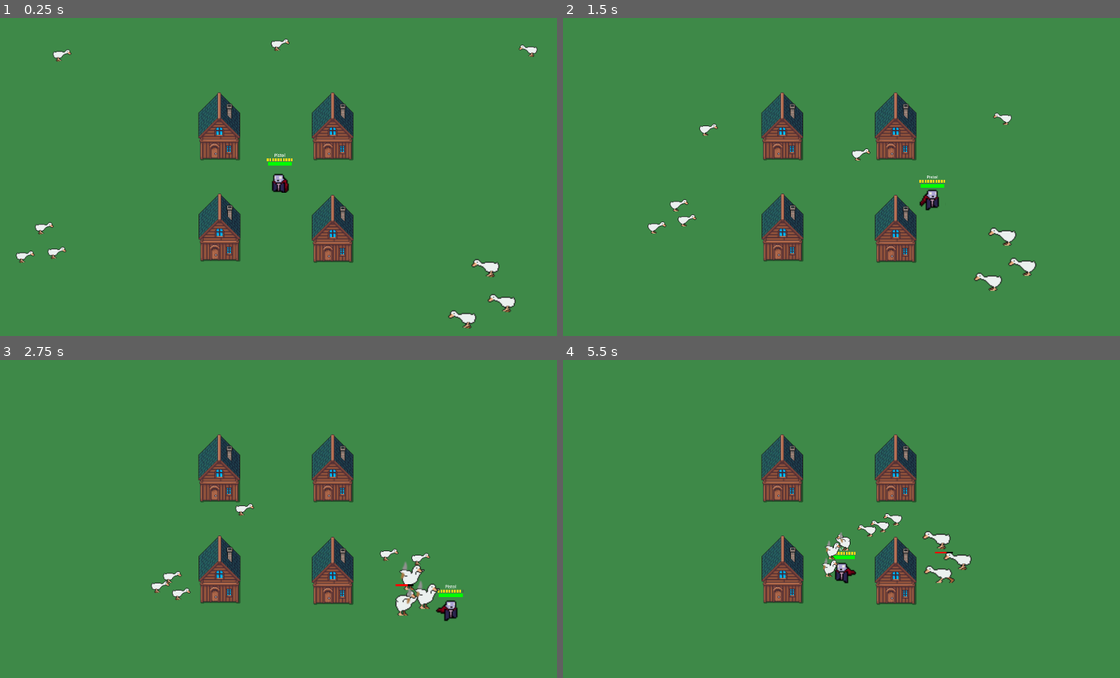
Above: before the commit, frames 1-4 (two rows, left to right).
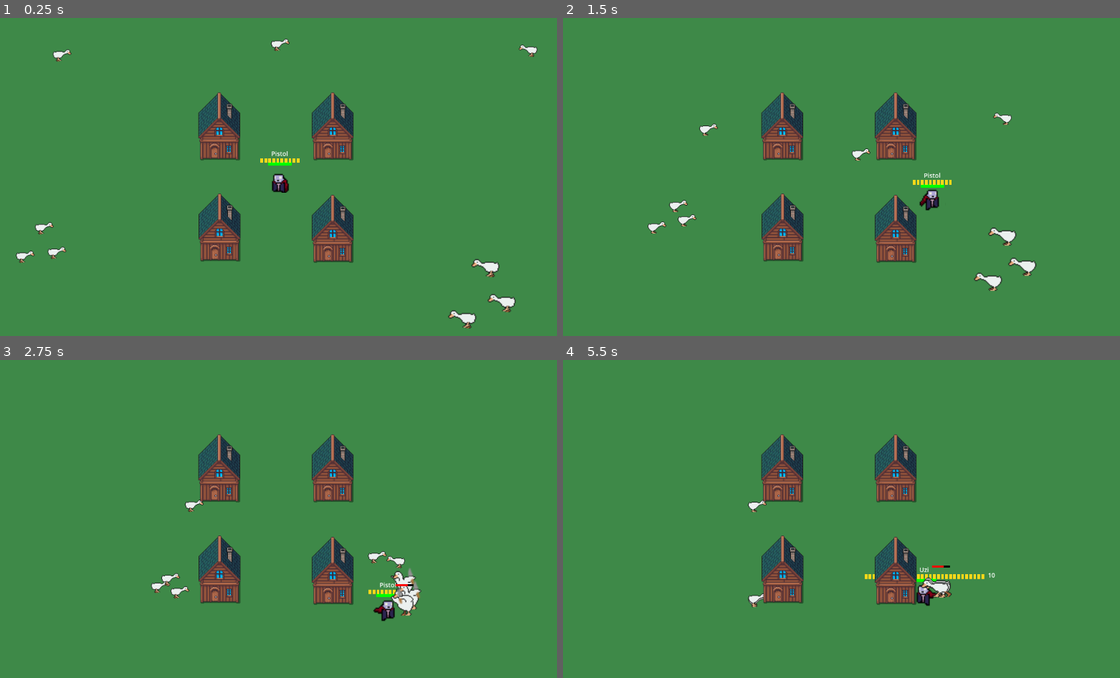
Above: after the commit, the same moments.

Repository: MatthewDulworth/gmtk26
Game: Godot game, scene res://main.tscn
Two runs of this game, one before a commit and one after it. Both use one fixed random seed, a clock stepped at 60 frames per second and the inputs below. Sound files missing from this copy of the repository are replaced by a short silence.
Inputs:
- Up to frame 1 (0.25 s): no input
- Up to frame 2 (1.5 s): hold D (move_right) 0.53-1.28 s; tap E (next_weapon) at 0.6 s; hold S (move_down) from 1.28 s (still down); tap Q (previous_weapon) at 1.35 s
- Up to frame 3 (2.75 s): release S (move_down) at 2.03 s; hold D (move_right) from 2.03 s (still down); hold Space (shoot) from 2.03 s (still down)
- Up to frame 4 (5.5 s): release D (move_right) at 2.78 s; release Space (shoot) at 2.78 s; hold W (move_up) 2.78-3.53 s; tap E (next_weapon) at 2.85, 5.1 s; hold A (move_left) 3.53-5.03 s; tap Q (previous_weapon) at 3.6 s; tap R (reload) at 4.15 s; tap Space (shoot) at 4.35 s; hold S (move_down) from 5.03 s (still down)

The runs differ from the first frame. In frame 1, less than 0.1% of the frame differs, in the area x 46-54%, y 41-46%; in frame 2, 0.2%; in frame 3, 1.8%; in frame 4, 1.9%, in the area x 33-78%, y 43-78%.

Commit message:
rocket launcher, explosion, shakycam, flash

Diff:
--- a/autoload/ProjectilePool.gd
+++ b/autoload/ProjectilePool.gd
@@ -7,7 +7,7 @@
 func acquire() -> Projectile:
 	if _available.is_empty():
 		var projectile: Projectile = PROJECTILE_SCENE.instantiate()
-		add_child(projectile)
+		get_tree().current_scene.add_child(projectile)
 		return projectile
 	return _available.pop_back()
 
--- a/chracters/enemies/enemy.tscn
+++ b/chracters/enemies/enemy.tscn
@@ -222,6 +222,9 @@
 }]
 
 [node name="Enemy" type="CharacterBody2D" unique_id=976929462 node_paths=PackedStringArray("health", "hurtbox")]
+motion_mode = 1
+collision_layer = 4
+collision_mask = 3
 script = ExtResource("1_yhatl")
 enemy_data = SubResource("Resource_dgned")
 health = NodePath("Health")
--- /dev/null
+++ b/chracters/player/Count.tres
@@ -0,0 +1,13 @@
+[gd_resource type="Resource" script_class="PlayerData" format=3 uid="uid://xcvhfebef7bm"]
+
+[ext_resource type="Script" uid="uid://b1ltxks71q21v" path="res://chracters/player/PlayerData.gd" id="1_almbu"]
+[ext_resource type="Script" uid="uid://cx6lerykt0y5s" path="res://weapons/WeaponData.gd" id="2_mxpgw"]
+[ext_resource type="Resource" uid="uid://cchvlvuoyk60d" path="res://weapons/Pistol.tres" id="3_ld4ei"]
+[ext_resource type="Resource" uid="uid://dapcnrc6ggwk" path="res://weapons/Uzi.tres" id="4_fljjp"]
+[ext_resource type="Resource" uid="uid://7ovfvi5xec8f" path="res://weapons/RocketLauncher.tres" id="5_rfjc8"]
+
+[resource]
+script = ExtResource("1_almbu")
+move_speed = 400.0
+starting_weapons = Array[ExtResource("2_mxpgw")]([ExtResource("3_ld4ei"), ExtResource("4_fljjp"), ExtResource("5_rfjc8")])
+metadata/_custom_type_script = "uid://b1ltxks71q21v"
--- a/chracters/player/player.tscn
+++ b/chracters/player/player.tscn
@@ -20,7 +20,7 @@
 
 [sub_resource type="Resource" id="Resource_pxe5x"]
 script = ExtResource("2_tdtta")
-starting_weapons = Array[ExtResource("10_wdata")]([ExtResource("3_7eplg"), ExtResource("3_uzi")])
+starting_weapons = Array[ExtResource("10_wdata")]([ExtResource("3_7eplg"), ExtResource("3_uzi"), ExtResource("5_t7shh")])
 metadata/_custom_type_script = "uid://b1ltxks71q21v"
 
 [sub_resource type="RectangleShape2D" id="RectangleShape2D_3c51y"]
@@ -337,8 +337,9 @@
 }]
 
 [node name="Player" type="CharacterBody2D" unique_id=1399235571 node_paths=PackedStringArray("health", "hurtbox", "weapon", "weapons_list", "health_bar", "weapon_hud")]
+motion_mode = 1
 collision_layer = 2
-collision_mask = 2
+collision_mask = 5
 script = ExtResource("1_6ele1")
 player_data = SubResource("Resource_pxe5x")
 health = NodePath("Health")
@@ -380,4 +381,5 @@
 
 [node name="WeaponHUD" parent="." unique_id=1919452286 node_paths=PackedStringArray("weapon") instance=ExtResource("7_whud")]
 position = Vector2(2, -69)
+scale = Vector2(1.5, 1.5)
 weapon = NodePath("../Weapon")
--- /dev/null
+++ b/components/ExplosionEffect.gd
@@ -0,0 +1,14 @@
+extends Node2D
+class_name ExplosionEffect
+
+const NATIVE_RADIUS := 256.0
+
+@onready var sprite: AnimatedSprite2D = $AnimatedSprite2D
+
+func setup(radius: float) -> void:
+	var s = radius / NATIVE_RADIUS
+	scale = Vector2(s, s)
+
+func _ready() -> void:
+	sprite.animation_finished.connect(queue_free)
+	sprite.play("explode")
--- /dev/null
+++ b/components/ExplosionEffect.tscn
@@ -0,0 +1,66 @@
+[gd_scene load_steps=15 format=3]
+
+[ext_resource type="Script" path="res://components/ExplosionEffect.gd" id="1_script"]
+[ext_resource type="Texture2D" uid="uid://80p6lyvreoqc" path="res://ASSets/explosion/Explosion/1.png" id="2_f1"]
+[ext_resource type="Texture2D" uid="uid://b7bh016vukv6p" path="res://ASSets/explosion/Explosion/2.png" id="3_f2"]
+[ext_resource type="Texture2D" uid="uid://bgk4fdue3r8pp" path="res://ASSets/explosion/Explosion/3.png" id="4_f3"]
+[ext_resource type="Texture2D" uid="uid://bcu20vhvcfvjf" path="res://ASSets/explosion/Explosion/4.png" id="5_f4"]
+[ext_resource type="Texture2D" uid="uid://oaxxfw7qt4fm" path="res://ASSets/explosion/Explosion/5.png" id="6_f5"]
+[ext_resource type="Texture2D" uid="uid://gq8iwmwrt0dw" path="res://ASSets/explosion/Explosion/6.png" id="7_f6"]
+[ext_resource type="Texture2D" uid="uid://fapkaue78itr" path="res://ASSets/explosion/Explosion/7.png" id="8_f7"]
+[ext_resource type="Texture2D" uid="uid://byo8m7rb822ud" path="res://ASSets/explosion/Explosion/8.png" id="9_f8"]
+[ext_resource type="Texture2D" uid="uid://descbq3tvb6ru" path="res://ASSets/explosion/Explosion/9.png" id="10_f9"]
+[ext_resource type="Texture2D" uid="uid://nldscofg6gqu" path="res://ASSets/explosion/Explosion/10.png" id="11_f10"]
+[ext_resource type="Texture2D" uid="uid://bgmm0eyuk6kmt" path="res://ASSets/explosion/Explosion/11.png" id="12_f11"]
+[ext_resource type="Texture2D" uid="uid://lw0jo0jjc7hm" path="res://ASSets/explosion/Explosion/12.png" id="13_f12"]
+
+[sub_resource type="SpriteFrames" id="SpriteFrames_explode"]
+animations = [{
+"frames": [{
+"duration": 1.0,
+"texture": ExtResource("2_f1")
+}, {
+"duration": 1.0,
+"texture": ExtResource("3_f2")
+}, {
+"duration": 1.0,
+"texture": ExtResource("4_f3")
+}, {
+"duration": 1.0,
+"texture": ExtResource("5_f4")
+}, {
+"duration": 1.0,
+"texture": ExtResource("6_f5")
+}, {
+"duration": 1.0,
+"texture": ExtResource("7_f6")
+}, {
+"duration": 1.0,
+"texture": ExtResource("8_f7")
+}, {
+"duration": 1.0,
+"texture": ExtResource("9_f8")
+}, {
+"duration": 1.0,
+"texture": ExtResource("10_f9")
+}, {
+"duration": 1.0,
+"texture": ExtResource("11_f10")
+}, {
+"duration": 1.0,
+"texture": ExtResource("12_f11")
+}, {
+"duration": 1.0,
+"texture": ExtResource("13_f12")
+}],
+"loop": false,
+"name": &"explode",
+"speed": 24.0
+}]
+
+[node name="ExplosionEffect" type="Node2D"]
+script = ExtResource("1_script")
+
+[node name="AnimatedSprite2D" type="AnimatedSprite2D" parent="."]
+sprite_frames = SubResource("SpriteFrames_explode")
+animation = &"explode"
--- a/components/Projectile.gd
+++ b/components/Projectile.gd
@@ -6,15 +6,20 @@
 var velocity: Vector2
 var lifetime: float
 var _time_alive: float
+var is_explosive: bool
+var explosion_radius: float
 
 func _ready() -> void:
 	area_entered.connect(_on_area_entered)
+	body_entered.connect(_on_body_entered)
 
-func activate(_damage: float, _source: Node, radius: float, dir: Vector2, speed: float, spawn_position: Vector2, _lifetime: float) -> void:
+func activate(_damage: float, _source: Node, radius: float, dir: Vector2, speed: float, spawn_position: Vector2, _lifetime: float, _is_explosive: bool = false, _explosion_radius: float = 0.0) -> void:
 	damage = _damage
 	source = _source
 	velocity = dir * speed
 	lifetime = _lifetime
+	is_explosive = _is_explosive
+	explosion_radius = _explosion_radius
 	_time_alive = 0.0
 	global_position = spawn_position
 	var shape := CircleShape2D.new()
@@ -35,7 +40,15 @@
 	print("entered", area)
 	if not (area is HurtBox):
 		return
-	area.take_damage(damage, self)
+	if is_explosive:
+		Weapon.explode(self, global_position, explosion_radius, damage, source)
+	else:
+		area.take_damage(damage, self)
+	_deactivate()
+
+func _on_body_entered(_body: Node) -> void:
+	if is_explosive:
+		Weapon.explode(self, global_position, explosion_radius, damage, source)
 	_deactivate()
 
 func _deactivate() -> void:
--- a/components/Projectile.tscn
+++ b/components/Projectile.tscn
@@ -1,6 +1,8 @@
 [gd_scene format=3 uid="uid://crr1xtdm5vwql"]
 
 [ext_resource type="Script" uid="uid://d3sowafpw7a4o" path="res://components/Projectile.gd" id="1_0nlcc"]
+
+[sub_resource type="CircleShape2D" id="CircleShape2D_4tixy"]
 
 [sub_resource type="Gradient" id="Gradient_0nlcc"]
 colors = PackedColorArray(0.8774911, 0.70638186, 0.12227415, 1, 0.8774911, 0.70638186, 0.12227415, 1)
@@ -17,6 +19,7 @@
 metadata/_custom_type_script = "uid://d3sowafpw7a4o"
 
 [node name="CollisionShape2D" type="CollisionShape2D" parent="." unique_id=788130803]
+shape = SubResource("CircleShape2D_4tixy")
 
 [node name="Sprite2D" type="Sprite2D" parent="." unique_id=1639909233]
 texture = SubResource("GradientTexture2D_0nlcc")
--- /dev/null
+++ b/components/ScreenFlash.gd
@@ -0,0 +1,18 @@
+extends CanvasLayer
+class_name ScreenFlash
+
+const FADE_TIME := 0.15
+
+@onready var rect: ColorRect = $ColorRect
+
+var intensity: float = 0.5
+
+func setup(_intensity: float) -> void:
+	intensity = _intensity
+
+func _ready() -> void:
+	layer = 100
+	rect.modulate.a = intensity
+	var tween := create_tween()
+	tween.tween_property(rect, "modulate:a", 0.0, FADE_TIME)
+	tween.tween_callback(queue_free)
--- /dev/null
+++ b/components/ScreenFlash.tscn
@@ -0,0 +1,13 @@
+[gd_scene load_steps=2 format=3]
+
+[ext_resource type="Script" path="res://components/ScreenFlash.gd" id="1_script"]
+
+[node name="ScreenFlash" type="CanvasLayer"]
+script = ExtResource("1_script")
+
+[node name="ColorRect" type="ColorRect" parent="."]
+anchors_preset = 15
+anchor_right = 1.0
+anchor_bottom = 1.0
+mouse_filter = 2
+color = Color(1, 1, 1, 1)
--- /dev/null
+++ b/components/ShakyCamera2D.gd
@@ -0,0 +1,20 @@
+extends Camera2D
+class_name ShakyCamera2D
+
+var _shake_amount: float = 0.0
+var _shake_duration: float = 0.0
+var _shake_time_left: float = 0.0
+
+func shake(amount: float, duration: float = 0.3) -> void:
+	_shake_amount = amount
+	_shake_duration = duration
+	_shake_time_left = duration
+
+func _process(delta: float) -> void:
+	if _shake_time_left <= 0.0:
+		offset = Vector2.ZERO
+		return
+
+	_shake_time_left -= delta
+	var pct = _shake_time_left / _shake_duration
+	offset = Vector2(randf_range(-1.0, 1.0), randf_range(-1.0, 1.0)) * _shake_amount * pct
--- a/main.tscn
+++ b/main.tscn
@@ -1,22 +1,14 @@
 [gd_scene format=3 uid="uid://c6yplr84qj8xy"]
 
-[ext_resource type="Texture2D" uid="uid://dpoqqd8opsx0t" path="res://assets/Cute_Fantasy_Free/Tiles/Grass_Middle.png" id="1_272bh"]
+[ext_resource type="Texture2D" uid="uid://dpoqqd8opsx0t" path="res://ASSets/Cute_Fantasy_Free/Tiles/Grass_Middle.png" id="1_272bh"]
 [ext_resource type="PackedScene" uid="uid://d1wakfws1yses" path="res://chracters/enemies/enemy.tscn" id="2_0xm2m"]
-[ext_resource type="Script" uid="uid://b1ltxks71q21v" path="res://chracters/player/PlayerData.gd" id="2_7mycd"]
 [ext_resource type="PackedScene" uid="uid://d0fyntx0582l7" path="res://chracters/player/player.tscn" id="2_h2yge"]
-[ext_resource type="Resource" uid="uid://cchvlvuoyk60d" path="res://weapons/Pistol.tres" id="3_kek77"]
-[ext_resource type="Resource" uid="uid://dapcnrc6ggwk" path="res://weapons/Uzi.tres" id="3_uzi"]
-[ext_resource type="Script" uid="uid://cx6lerykt0y5s" path="res://weapons/WeaponData.gd" id="3_wdata"]
+[ext_resource type="Resource" uid="uid://xcvhfebef7bm" path="res://chracters/player/Count.tres" id="3_5vw27"]
 [ext_resource type="Resource" uid="uid://bxhj8gcqqmkpd" path="res://chracters/enemies/EnemySlow.tres" id="4_5vw27"]
 [ext_resource type="Resource" uid="uid://d38xsxobsmd6k" path="res://chracters/enemies/EnemyFast.tres" id="6_kek77"]
 [ext_resource type="Resource" uid="uid://bbiflcgguj78o" path="res://chracters/enemies/EnemyMed.tres" id="7_5vw27"]
 [ext_resource type="PackedScene" uid="uid://dktivciqkls6i" path="res://obstacles/Obstacle.tscn" id="7_272bh"]
-
-[sub_resource type="Resource" id="Resource_lquwl"]
-script = ExtResource("2_7mycd")
-move_speed = 400.0
-starting_weapons = Array[ExtResource("3_wdata")]([ExtResource("3_kek77"), ExtResource("3_uzi")])
-metadata/_custom_type_script = "uid://b1ltxks71q21v"
+[ext_resource type="Script" path="res://components/ShakyCamera2D.gd" id="8_shake"]
 
 [sub_resource type="NavigationPolygon" id="NavigationPolygon_ig7tw"]
 vertices = PackedVector2Array(315.3125, 77.21875, 947, -531.96094, 947, 528.02344, 302.46875, 328.5703, 330.3828, -248. …(430 unchanged characters)…
@@ -34,7 +26,7 @@
 stretch_mode = 1
 
 [node name="Player" parent="." unique_id=1399235571 instance=ExtResource("2_h2yge")]
-player_data = SubResource("Resource_lquwl")
+player_data = ExtResource("3_5vw27")
 
 [node name="Enemy" parent="." unique_id=1397981385 node_paths=PackedStringArray("players") instance=ExtResource("2_0xm2m")]
 position = Vector2(-6, -500)
@@ -57,6 +49,7 @@
 players = [NodePath("../Player")]
 
 [node name="Camera2D" type="Camera2D" parent="." unique_id=1687995481]
+script = ExtResource("8_shake")
 
 [node name="Enemy5" parent="." unique_id=446114064 node_paths=PackedStringArray("players") instance=ExtResource("2_0xm2m")]
 position = Vector2(786, 470)
--- a/obstacles/Obstacle.gd
+++ b/obstacles/Obstacle.gd
@@ -1,11 +1 @@
-class_name Obstacle extends Area2D
-
-func _ready() -> void:
-	body_entered.connect(_on_hitbox_enter)
-
-func _on_hitbox_enter(body: Node):
-	if body is Projectile:
-		print("you hit a wall")
-
-func _process(_delta: float) -> void:
-		pass
+class_name Obstacle extends StaticBody2D
--- a/obstacles/Obstacle.tscn
+++ b/obstacles/Obstacle.tscn
@@ -6,7 +6,8 @@
 [sub_resource type="RectangleShape2D" id="RectangleShape2D_rhggh"]
 size = Vector2(70.25, 113.75)
 
-[node name="Obstacle" type="Area2D" unique_id=1943589396]
+[node name="Obstacle" type="StaticBody2D" unique_id=1943589396]
+collision_layer = 1
 script = ExtResource("1_fqy7a")
 
 [node name="Sprite2D" type="Sprite2D" parent="." unique_id=1487069667]
--- a/weapons/Pistol.tres
+++ b/weapons/Pistol.tres
@@ -5,6 +5,8 @@
 [resource]
 script = ExtResource("1_nld4i")
 name = "Pistol"
+fire_rate = 10.0
+reload_time = 1.5
 bullet_spread = 0.02
 hitscan_range = 4000.0
 bullet_speed = 10.0
--- a/weapons/RocketLauncher.tres
+++ b/weapons/RocketLauncher.tres
@@ -4,8 +4,16 @@
 
 [resource]
 script = ExtResource("1_l66pc")
+name = "Rocket Launcher"
+damage = 10.0
+knockback = 10.0
 reload_time = 4.0
+active_reload_start = 3.0
+active_reload_end = 1.0
 mag_size = 1
 num_mags = 10
 hitscan = false
+bullet_speed = 800.0
+bullet_radius = 10.0
 hit_explosion = true
+hit_explosion_radius = 200.0
--- a/weapons/Uzi.tres
+++ b/weapons/Uzi.tres
@@ -7,6 +7,9 @@
 name = "Uzi"
 full_auto = true
 fire_rate = 15.0
-damage = 0.15
+damage = 0.4
+reload_time = 1.0
 bullet_spread = 0.08
+mag_size = 30
+num_mags = 10
 hitscan_range = 3000.0
--- a/weapons/Weapon.gd
+++ b/weapons/Weapon.gd
@@ -8,6 +8,12 @@
 const TRACER_WIDTH := 4.0
 const TRACER_COLOR := Color.RED
 const TRACER_FADE_TIME := 0.05
+
+const EXPLOSION_EFFECT_SCENE: PackedScene = preload("res://components/ExplosionEffect.tscn")
+const SCREEN_FLASH_SCENE: PackedScene = preload("res://components/ScreenFlash.tscn")
+const EXPLOSION_SHAKE_AMOUNT := 8.0
+const EXPLOSION_SHAKE_DURATION := 0.25
+const EXPLOSION_FLASH_INTENSITY := 0.4
 
 var weapon_slot: WeaponSlot
 
@@ -97,7 +103,9 @@
 		var result := space_state.intersect_ray(query)
 		if result:
 			to = result.position
-			if result.collider is HurtBox:
+			if weapon_slot.weapon.hit_explosion:
+				Weapon.explode(self, to, weapon_slot.weapon.hit_explosion_radius, weapon_slot.weapon.damage, self)
+			elif result.collider is HurtBox:
 				result.collider.take_damage(weapon_slot.weapon.damage, self)
 		_draw_tracer(from, to)
 
@@ -118,4 +126,38 @@
 		var spread := randf_range(-weapon_slot.weapon.bullet_spread, weapon_slot.weapon.bullet_spread)
 		var bullet_dir := dir.rotated(spread)
 		var projectile := ProjectilePool.acquire()
-		projectile.activate(weapon_slot.weapon.damage, self, weapon_slot.weapon.bullet_radius, bullet_dir, weapon_slot.weapon.bullet_speed, global_position, weapon_slot.weapon.bullet_lifetime)
+		projectile.activate(weapon_slot.weapon.damage, self, weapon_slot.weapon.bullet_radius, bullet_dir, weapon_slot.weapon.bullet_speed, global_position, weapon_slot.weapon.bullet_lifetime, weapon_slot.weapon.hit_explosion, weapon_slot.weapon.hit_explosion_radius)
+
+# Damages every HurtBox on the enemy hurtbox layer within `radius` of `position`.
+static func explode(from_node: Node2D, position: Vector2, radius: float, damage: float, source: Node) -> void:
+	var space_state := from_node.get_world_2d().direct_space_state
+	var shape := CircleShape2D.new()
+	shape.radius = radius
+	var query := PhysicsShapeQueryParameters2D.new()
+	query.shape = shape
+	query.transform = Transform2D(0, position)
+	query.collision_mask = ENEMY_HURTBOX_LAYER
+	query.collide_with_areas = true
+	query.collide_with_bodies = false
+	for result in space_state.intersect_shape(query):
+		var collider = result.collider
+		if collider is HurtBox:
+			collider.take_damage(damage, source)
+
+	_spawn_explosion_fx(from_node, position, radius)
+
+static func _spawn_explosion_fx(from_node: Node2D, position: Vector2, radius: float) -> void:
+	var current_scene := from_node.get_tree().current_scene
+
+	var effect: ExplosionEffect = EXPLOSION_EFFECT_SCENE.instantiate()
+	current_scene.add_child(effect)
+	effect.global_position = position
+	effect.setup(radius)
+
+	var flash: ScreenFlash = SCREEN_FLASH_SCENE.instantiate()
+	current_scene.add_child(flash)
+	flash.setup(EXPLOSION_FLASH_INTENSITY)
+
+	var camera := from_node.get_viewport().get_camera_2d()
+	if camera and camera.has_method("shake"):
+		camera.shake(EXPLOSION_SHAKE_AMOUNT, EXPLOSION_SHAKE_DURATION)
--- a/weapons/WeaponData.gd
+++ b/weapons/WeaponData.gd
@@ -6,6 +6,7 @@
 @export var full_auto: bool = false
 @export var fire_rate: float = 1.0
 @export var damage: float = 1.0
+@export var knockback: float = 2.0
 
 @export var reload_time: float = 2.0
 @export var active_reload_start: float = 1.25
--- a/weapons/WeaponHUD.gd
+++ b/weapons/WeaponHUD.gd
@@ -7,6 +7,8 @@
 const PIP_EMPTY_COLOR := Color(0.3, 0.3, 0.3, 0.6)
 const MAG_GAP := 8.0
 const INFINITE_MAGS_THRESHOLD := 1_000_000
+const RELOAD_TRACK_WIDTH := 60.0
+const VISUAL_WINDOW_SHRINK := 0.7
 
 @export var weapon: Weapon
 
@@ -14,13 +16,11 @@
 @onready var pip_row: Node2D = $PipRow
 @onready var mag_label: Label = $MagLabel
 @onready var reload_bar: Node2D = $ReloadBar
-@onready var reload_track: ColorRect = $ReloadBar/Track
 @onready var reload_active_window: ColorRect = $ReloadBar/ActiveWindow
 @onready var reload_cursor: ColorRect = $ReloadBar/Cursor
 
 var current_slot: WeaponSlot
 var pips: Array[ColorRect] = []
-var reload_track_width: float = 0.0
 
 func _ready() -> void:
 	weapon.ammo_changed.connect(_on_ammo_changed)
@@ -39,10 +39,9 @@
 		pip.queue_free()
 	pips.clear()
 
-	reload_track_width = max(current_slot.weapon.mag_size - 1, 0) * PIP_SPACING + PIP_SIZE.x
-	pip_row.position.x = -reload_track_width / 2.0
-	reload_bar.position.x = pip_row.position.x
-	mag_label.position.x = reload_track_width / 2.0 + MAG_GAP
+	var pip_row_width = max(current_slot.weapon.mag_size - 1, 0) * PIP_SPACING + PIP_SIZE.x
+	pip_row.position.x = -pip_row_width / 2.0
+	mag_label.position.x = pip_row_width / 2.0 + MAG_GAP
 
 	for i in current_slot.weapon.mag_size:
 		var pip := ColorRect.new()
@@ -50,8 +49,6 @@
 		pip.position = Vector2(i * PIP_SPACING, 0)
 		pip_row.add_child(pip)
 		pips.append(pip)
-
-	reload_track.size = Vector2(reload_track_width, PIP_SIZE.y)
 
 func _on_ammo_changed() -> void:
 	if current_slot == null: return
@@ -73,15 +70,21 @@
 	var window_start_pct = clamp((reload_time - current_slot.weapon.active_reload_start) / reload_time, 0.0, 1.0)
 	var window_end_pct = clamp((reload_time - current_slot.weapon.active_reload_end) / reload_time, 0.0, 1.0)
 
-	reload_active_window.position.x = reload_track_width * window_start_pct
-	reload_active_window.size.x = reload_track_width * (window_end_pct - window_start_pct)
+	# Draw the highlight a bit narrower than the real accept window (VISUAL_WINDOW_SHRINK),
+	# centered on the same midpoint, so success feels slightly more generous than it looks.
+	var center_pct = (window_start_pct + window_end_pct) / 2.0
+	var visual_width_pct = (window_end_pct - window_start_pct) * VISUAL_WINDOW_SHRINK
+
+	reload_active_window.position.x = RELOAD_TRACK_WIDTH * (center_pct - visual_width_pct / 2.0)
+	reload_active_window.size.x = RELOAD_TRACK_WIDTH * visual_width_pct
 
 func _process(_delta: float) -> void:
 	if current_slot == null: return
 
 	reload_bar.visible = weapon.reloading
+	pip_row.visible = not weapon.reloading
 	if weapon.reloading:
 		var reload_time = current_slot.weapon.reload_time
 		var elapsed = reload_time - weapon.reload_timer.time_left
 		var pct = clamp(elapsed / reload_time, 0.0, 1.0)
-		reload_cursor.position.x = reload_track_width * pct
+		reload_cursor.position.x = RELOAD_TRACK_WIDTH * pct
--- a/weapons/WeaponHUD.tscn
+++ b/weapons/WeaponHUD.tscn
@@ -25,6 +25,7 @@
 text = "0"
 
 [node name="ReloadBar" type="Node2D" parent="."]
+position = Vector2(-30, 0)
 
 [node name="Track" type="ColorRect" parent="ReloadBar"]
 offset_left = 0.0
Not shown: 1 places in chracters/player/player.tscn that only renumber resources
Not shown, added: components/ExplosionEffect.gd.uid
Not shown, added: components/ScreenFlash.gd.uid
Not shown, added: components/ShakyCamera2D.gd.uid
